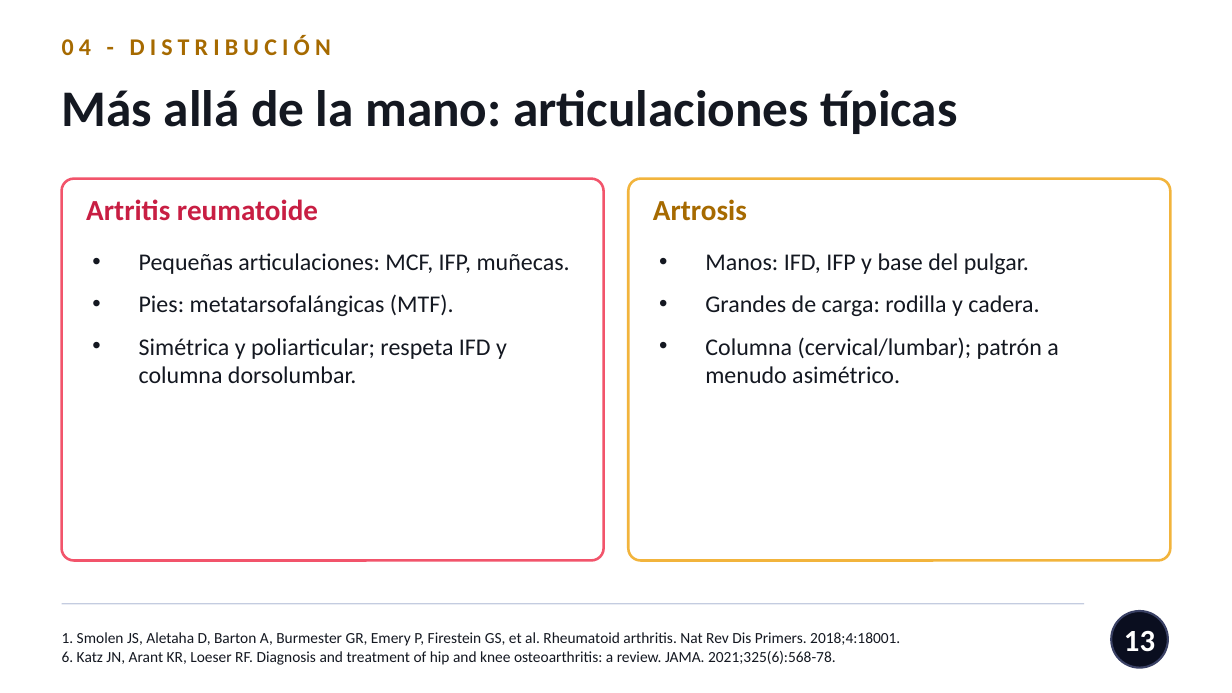
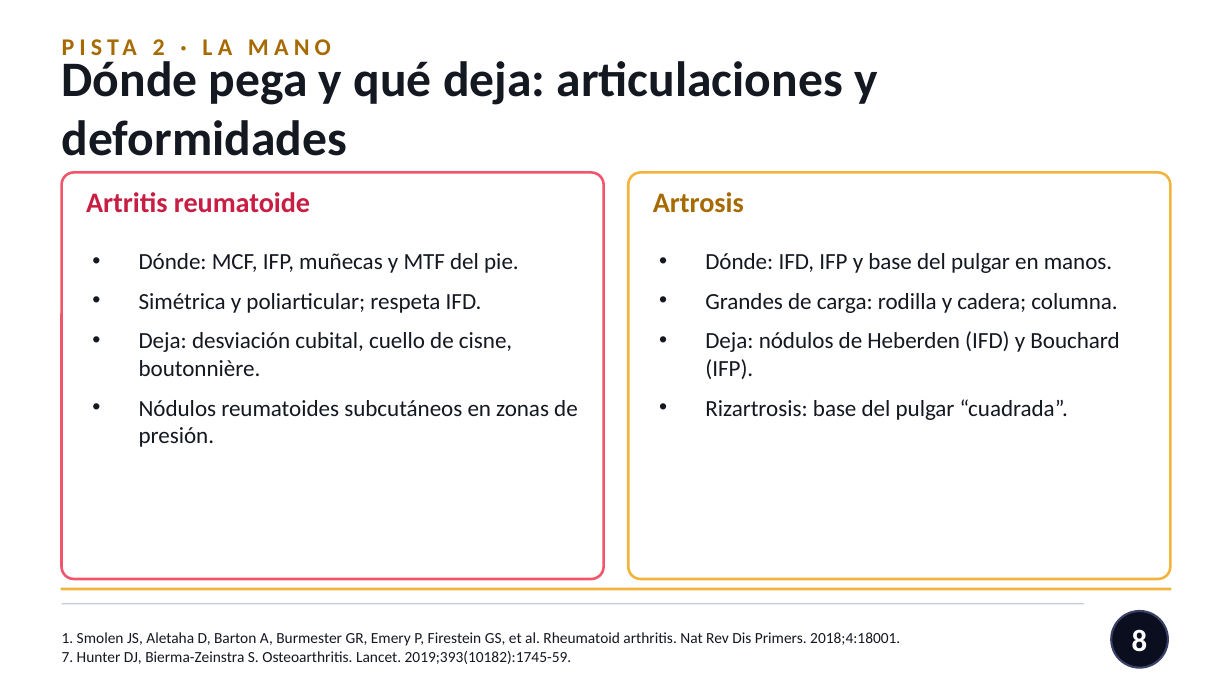
Before and after one commit to nestor120512/nes, a slide deck: slide 8 of Dx_AR_vs_artrosis.pptx (slide 13 before the commit). Drawn at 1232x693 pixels with LibreOffice and Linux fonts; fonts in the diff are those of the drawing. Boxes give left, top, right and bottom in pixels: in the first picture for what was removed or moved away, otherwise in the second. Text is boxed around its words. In the diff, an @@ line names an element or a change of style, - is before the commit and + after.

```diff
--- a/Dx_AR_vs_artrosis.pptx
+++ b/Dx_AR_vs_artrosis.pptx
@@ text at bbox=[153, 39, 165, 55]: text changed @@
-04 - DISTRIBUCIÓN
+PISTA 2 · LA MANO
@@ text at bbox=[62, 61, 877, 156]: text changed; size 30 to 29 pt @@
-Más allá de la mano: articulaciones típicas
+Dónde pega y qué deja: articulaciones y deformidades
@@ rounded rectangle: place and size @@
-rounded rectangle at bbox=[62, 179, 604, 561]
+rounded rectangle at bbox=[62, 172, 604, 579]
@@ rounded rectangle at bbox=[62, 172, 604, 579]: proportions changed @@
@@ rounded rectangle at bbox=[628, 172, 1170, 579]: proportions changed @@
@@ rounded rectangle: place and size @@
-rounded rectangle at bbox=[628, 179, 1170, 561]
+rounded rectangle at bbox=[628, 172, 1170, 579]
@@ text "Artritis reumatoide" at bbox=[86, 192, 310, 213]: size 17 to 16.5 pt @@
@@ text "Artrosis" at bbox=[653, 192, 744, 213]: size 17 to 16.5 pt @@
@@ text at bbox=[139, 253, 578, 447]: text changed; size 14 to 13.5 pt @@
-• Pequeñas articulaciones: MCF, IFP, muñecas.
-• Pies: metatarsofalángicas (MTF).
-• Simétrica y poliarticular; respeta IFD y columna dorsolumbar.
+• Dónde: MCF, IFP, muñecas y MTF del pie.
+• Simétrica y poliarticular; respeta IFD.
+• Deja: desviación cubital, cuello de cisne, boutonnière.
+• Nódulos reumatoides subcutáneos en zonas de presión.
@@ text at bbox=[705, 253, 1119, 420]: text changed; size 14 to 13.5 pt @@
-• Manos: IFD, IFP y base del pulgar.
-• Grandes de carga: rodilla y cadera.
-• Columna (cervical/lumbar); patrón a menudo asimétrico.
+• Dónde: IFD, IFP y base del pulgar en manos.
+• Grandes de carga: rodilla y cadera; columna.
+• Deja: nódulos de Heberden (IFD) y Bouchard (IFP).
+• Rizartrosis: base del pulgar “cuadrada”.
@@ rounded rectangle added at bbox=[62, 589, 1170, 589], fill #F2B43C at 10% opacity, outline #F2B43C 1.5 pt @@
@@ page number at bbox=[1132, 629, 1148, 652]: text changed @@
-13
+8
@@ text at bbox=[62, 651, 572, 664]: text changed @@
-6. Katz JN, Arant KR, Loeser RF. Diagnosis and treatment of hip and knee osteoarthritis: a review. JAMA. 2021;325(6):568-78.
+7. Hunter DJ, Bierma-Zeinstra S. Osteoarthritis. Lancet. 2019;393(10182):1745-59.
```
Also in this commit, not shown: 20 other slides changed, 1 slide added, 14 slides removed.
